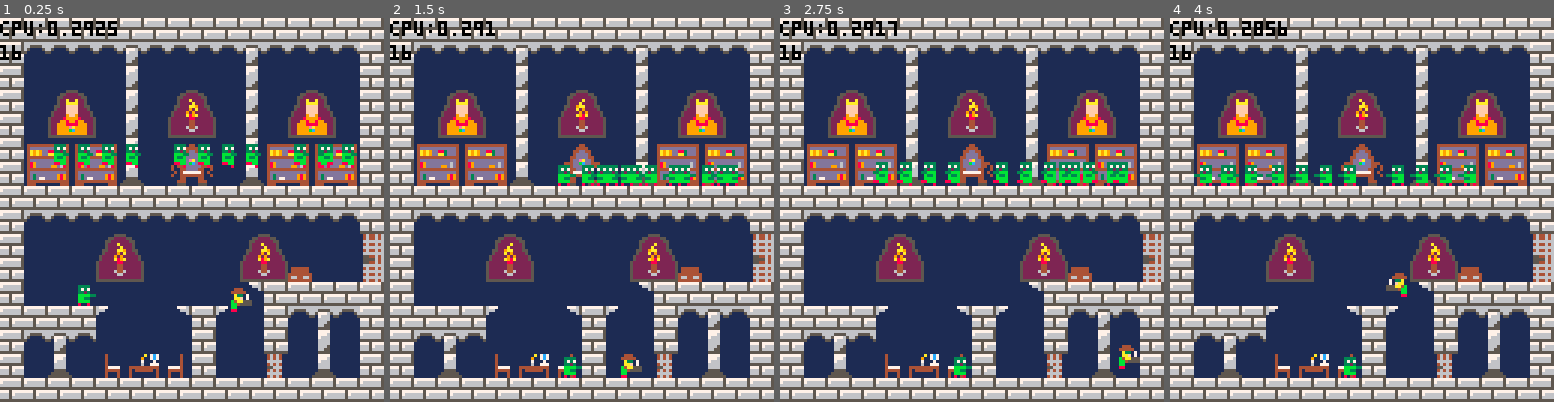
Above: before the commit, frames 1-4 (left to right).
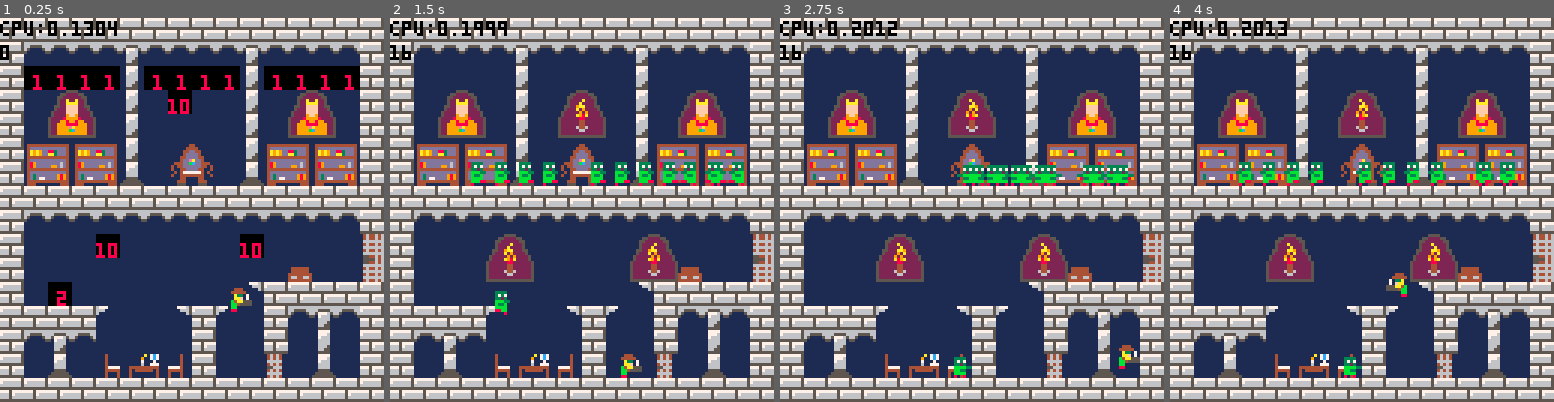
Above: after the commit, the same moments.

Repository: mRamiroGonzalez/dungeon
Game: PICO-8 cartridge dungeon.p8
The game is run twice, just before and just after one commit, with the same random seed, the same clock (stepped at 60 frames per second) and the same inputs.
Inputs:
- Up to frame 1 (0.25 s): no input
- Up to frame 2 (1.5 s): tap O (Z key) at 0.7 s
- Up to frame 3 (2.75 s): hold Right 1.6-2.1 s; tap O (Z key) at 1.7, 2.1, 2.5 s; hold Right from 2.47 s (still down)
- Up to frame 4 (4 s): tap O (Z key) at 2.9, 3.3, 3.7 s; release Right at 3.03 s; hold Left 3.08-3.58 s

The runs differ from the first frame. In frame 1, 12% of the frame differs, in the area x 0-94%, y 0-75%; in frame 2, 3.2%; in frame 3, 2.5%; in frame 4, 3.4%.

Commit message:
add timer to not load entities each loop

Diff:
--- a/dungeon.p8
+++ b/dungeon.p8
@@ -239,6 +239,7 @@
 return not (btn(0) or btn(1))
 end
 function load_entities(loaded_map, entities)
+if (counter % 30 == 0) then
 for xi = loaded_map.x1, loaded_map.x2, 1 do
 for yi = loaded_map.y1, loaded_map.y2, 1 do
 if(mget(xi, yi) == 128) then
@@ -250,6 +251,7 @@
 elseif(mget(xi, yi) == 129) then
 add(entities, init_entity(xi*8, yi*8, 1, 48, 4,'bad','follow'))
 mset(xi, yi, 80)
+end
 end
 end
 end
--- a/src/entity.lua
+++ b/src/entity.lua
@@ -1,15 +1,17 @@
 function load_entities(loaded_map, entities)
-  for xi = loaded_map.x1, loaded_map.x2, 1 do
-    for yi = loaded_map.y1, loaded_map.y2, 1 do
-      if(mget(xi, yi) == 128) then
-        add(entities, init_entity(xi*8, yi*8, 1, 48, 4,'bad','endless'))
-        mset(xi, yi, 80)
-      elseif(mget(xi, yi) == 137) then
-        add(entities, init_entity(xi*8, yi*8, 0, 74, 2,'torch','dumb'))
-        mset(xi, yi, 80)
-      elseif(mget(xi, yi) == 129) then
-        add(entities, init_entity(xi*8, yi*8, 1, 48, 4,'bad','follow'))
-        mset(xi, yi, 80)
+  if (counter % 30 == 0) then
+    for xi = loaded_map.x1, loaded_map.x2, 1 do
+      for yi = loaded_map.y1, loaded_map.y2, 1 do
+        if(mget(xi, yi) == 128) then
+          add(entities, init_entity(xi*8, yi*8, 1, 48, 4,'bad','endless'))
+          mset(xi, yi, 80)
+        elseif(mget(xi, yi) == 137) then
+          add(entities, init_entity(xi*8, yi*8, 0, 74, 2,'torch','dumb'))
+          mset(xi, yi, 80)
+        elseif(mget(xi, yi) == 129) then
+          add(entities, init_entity(xi*8, yi*8, 1, 48, 4,'bad','follow'))
+          mset(xi, yi, 80)
+        end
       end
     end
   end
